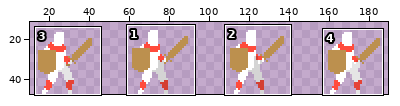
Two versions of one sprite sheet, assets/p-idle.png. The first picture is a wide view before the edit; the outline marks the close-up.
Close-up. Old version:
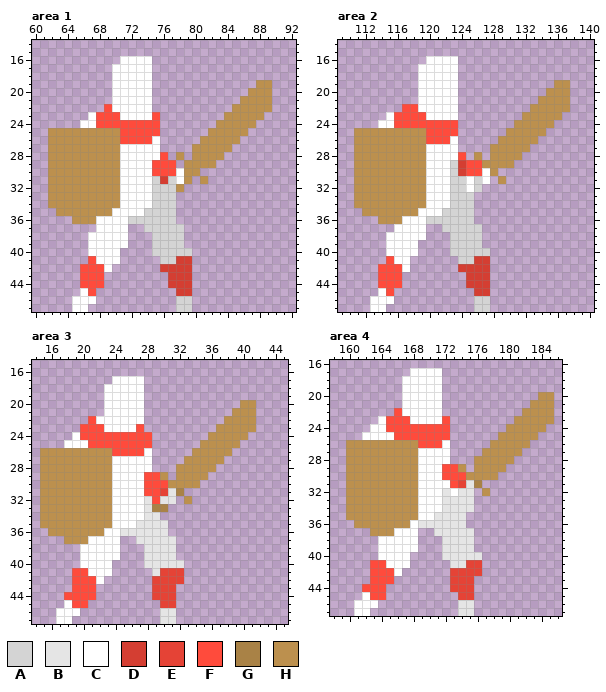
The file is 192x48 pixels. Pixels under 10% opacity are left out. Colours within 5 levels of each other are drawn and written as one. Shown: area 1: x 60..92, y 14..47; area 2: x 109..140, y 14..47; area 3: x 14..45, y 15..47; area 4: x 158..186, y 16..47. The wide view leaves out empty margins.
Palette (. is transparent): A #d4d4d4  B #e5e5e5  C #ffffff  D #d43e32  E #e54336  F #ff4b3c  G #a98246  H #bc904e
Pixels before, area 1, first column x 62:
16 .........CCCC...............
17 ........CCCCC...............
18 ........CCCCC...............
19 ........CCCCC.............HH
20 ........CCCCC............HHH
21 ........CCCCC...........HHHH
22 .......FCCCCC..........HHHHH
23 .....CFFFCCCCF........HHHHH.
24 ....CCFFFFFFFF.......HHHHH..
25 HHHHHHHHHFFFFF......HHHHH...
26 HHHHHHHHHFFFFC.....HHHHH....
27 HHHHHHHHHCCCCC....HHHHH.....
28 HHHHHHHHHCCCCCF.H.HHHH......
29 HHHHHHHHHCCCCFFF.HHHH.......
30 HHHHHHHHHCCCCFFFCHH.........
31 HHHHHHHHHCCCCADACH.H........
32 HHHHHHHHHCCCCAAAH...........
33 HHHHHHHHHCCCCAAA............
34 HHHHHHHHHCCCCAAA............
35 .HHHHHHHCCCCAAAA............
36 ...HHHCCCCAAAAAA............
37 ......CCCC..AAAAA...........
38 .....CCCCC...AAAA...........
39 .....CCCCC...AAAA...........
40 .....CCCC....AAAAA..........
41 .....FCCC.....AADD..........
42 ....FFFC......DDDD..........
43 ....FFF........DDD..........
44 ....FFF........DDD..........
45 ....CF..........DD..........
46 ...CCC..........AA..........
47 ...CC...........AA..........
Pixels before, area 2, first column x 111:
16 .........CCCC..............
17 ........CCCCC..............
18 ........CCCCC..............
19 ........CCCCC............HH
20 ........CCCCC...........HHH
21 ........CCCCC..........HHHH
22 ......FFCCCCC.........HHHHH
23 ....CFFFFCCCC........HHHHH.
24 ...CCFFFFFFFF.......HHHHH..
25 HHHHHHHHHFFFF......HHHHH...
26 HHHHHHHHHFFFC.....HHHHH....
27 HHHHHHHHHCCCC....HHHHH.....
28 HHHHHHHHHCCCCF.H.HHHH......
29 HHHHHHHHHCCCADFFHHHH.......
30 HHHHHHHHHCCCADFFCH.........
31 HHHHHHHHHCCCAACAC.H........
32 HHHHHHHHHCCCAACA...........
33 HHHHHHHHHCCCAAA............
34 HHHHHHHHHCCCAAA............
35 .HHHHHHHCCCAAAA............
36 ...HHHCCCAAAAAA............
37 .....CCCC..AAAAA...........
38 ....CCCCC...AAAA...........
39 ....CCCC....AAAA...........
40 ....CCCC....AAAAA..........
41 ....FCC......AADD..........
42 ...FFFC......DDDD..........
43 ...FFF........DDD..........
44 ...FFF........DDD..........
45 ...CF..........DD..........
46 ..CCC..........AA..........
47 ..CC...........AA..........
Pixels before, area 3, first column x 15:
17 .........CCCC..............
18 ........CCCCC..............
19 ........CCCCC..............
20 ........CCCCC............HH
21 ........CCCCC...........HHH
22 ......FCCCCCC..........HHHH
23 .....FFFCCCCF.........HHHHH
24 ....CFFFFFFFFF.......HHHHH.
25 ...CCCFFFFFFFF......HHHHH..
26 HHHHHHHHHFFFFC.....HHHHH...
27 HHHHHHHHHCCCCC....HHHHH....
28 HHHHHHHHHCCCCC...HHHHH.....
29 HHHHHHHHHCCCCFFH.HHHH......
30 HHHHHHHHHCCCCFFFHHHH.......
31 HHHHHHHHHCCCCFFEBG.........
32 HHHHHHHHHCCCCBFBB.H........
33 HHHHHHHHHCCCCBGG...........
34 HHHHHHHHHCCCCBB............
35 HHHHHHHHHCCCBBBB...........
36 .HHHHHHHCCBBBBBB...........
37 ...HHHCCCC..BBBBB..........
38 .....CCCCC...BBBB..........
39 .....CCCCC...BBBB..........
40 .....CCCC....BBBBB.........
41 ....FFCCC.....BEEE.........
42 ....FFFC......EEEE.........
43 ....FFF.......EEE..........
44 ...FFFF.......EEE..........
45 ...CFF.........EE..........
46 ..CCC..........BB..........
47 ..CC...........BB..........
Pixels before, area 4, first column x 160:
17 ........CCCC..............
18 .......CCCCC..............
19 .......CCCCC..............
20 .......CCCCC............HH
21 .......CCCCC...........HHH
22 ......FCCCCC..........HHHH
23 ....CFFFCCCCF........HHHHH
24 ...CCFFFFFFFF.......HHHHH.
25 ..CCCCFFFFFFF......HHHHH..
26 HHHHHHHHHFFFC.....HHHHH...
27 HHHHHHHHHCCCC....HHHHH....
28 HHHHHHHHHCCCC...HHHHH.....
29 HHHHHHHHHCCCFFH.HHHH......
30 HHHHHHHHHCCCFFFHHHH.......
31 HHHHHHHHHCCCCFEBG.........
32 HHHHHHHHHCCCBCBB.H........
33 HHHHHHHHHCCCBBBB..........
34 HHHHHHHHHCCCBBBB..........
35 HHHHHHHHHCCBBBB...........
36 .HHHHHHHCBBBBBB...........
37 ...HHHCCC..BBBBB..........
38 ....CCCCC...BBBB..........
39 ....CCCCC...BBBB..........
40 ....CCCC....BBBBB.........
41 ...FFCCC.....BBEE.........
42 ...FFFC......EEEE.........
43 ...FFF.......EEE..........
44 ..FFF........EEE..........
45 ..CFF.........EE..........
46 .CCC..........BB..........
47 .CC...........BB..........
The same view after the edit:
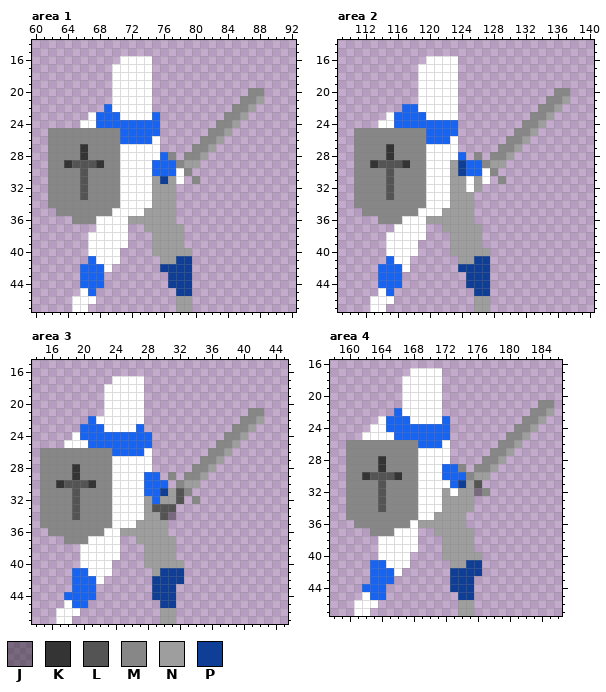
Colours new in this view: J #00000061  K #343434  L #545454  M #878787  N #9e9e9e  P #0e3e96
Diff:
colour F: #ff4b3c -> #1764f2
Changed rows in their new state; - is a pixel that keeps its letter.
Area 1:
first column x 62:
19 --------------------------..
20 -------------------------MM.
21 ------------------------MMN.
22 -----------------------MMN..
23 ----------------------MMN..-
24 ---------------------MMN..--
25 MMMMMMMMM-----------MMN..---
26 MMMMMMMMM----------MMN..----
27 MMMMKMMMM---------MMN..-----
28 MMMMKMMMM------M.MMN..------
29 MMKLLLKMM-------MNN..-------
30 MMMMLMMMM--------M.---------
31 MMMMLMMMM----NPN-.M.--------
32 MMMMLMMMM----NNN.-----------
33 MMMMLMMMM----NNN------------
34 MMMMMMMMM----NNN------------
35 -MMMMMMM----NNNN------------
36 ---MMM----NNNNNN------------
37 ------------NNNNN-----------
38 -------------NNNN-----------
39 -------------NNNN-----------
40 -------------NNNNN----------
41 --------------NNPP----------
42 --------------PPPP----------
43 ---------------PPP----------
44 ---------------PPP----------
45 ----------------PP----------
46 ----------------NN----------
47 ----------------NN----------
Area 2:
first column x 111:
19 -------------------------..
20 ------------------------.MM
21 -----------------------.MMN
22 ----------------------.MMN.
23 ---------------------.MMN.-
24 --------------------.MMN.--
25 MMMMMMMMM----------.MMN.---
26 MMMMMMMMM---------.MMN.----
27 MMMMKMMMM--------.MMN.-----
28 MMMMKMMMM------M-MMN.------
29 MMKLLLKMM---NP--MNN.-------
30 MMMMLMMMM---NP---M---------
31 MMMMLMMMM---NN-N--M--------
32 MMMMLMMMM---NN-N-----------
33 MMMMLMMMM---NNN------------
34 MMMMMMMMM---NNN------------
35 -MMMMMMM---NNNN------------
36 ---MMM---NNNNNN------------
37 -----------NNNNN-----------
38 ------------NNNN-----------
39 ------------NNNN-----------
40 ------------NNNNN----------
41 -------------NNPP----------
42 -------------PPPP----------
43 --------------PPP----------
44 --------------PPP----------
45 ---------------PP----------
46 ---------------NN----------
47 ---------------NN----------
Area 3:
first column x 15:
20 -------------------------..-
21 ------------------------..MM
22 -----------------------..MMN
23 ----------------------..MMN-
24 ---------------------..MMN--
25 --------------------..MMN---
26 MMMMMMMMM----------..MMN----
27 MMMMMMMMM---------..MMN-----
28 MMMMKMMMM--------..MMN------
29 MMMMKMMMM------.M.MMN-------
30 MMKLLLKMM-------.MNN--------
31 MMMMLMMMM------PNLM---------
32 MMMMLMMMM----N-NNL.M--------
33 MMMMLMMMM----NLLL-----------
34 MMMMLMMMM----NNLJ-----------
35 MMMMMMMMM---NNNN------------
36 -MMMMMMM--NNNNNN------------
37 ---MMM------NNNNN-----------
38 -------------NNNN-----------
39 -------------NNNN-----------
40 -------------NNNNN----------
41 --------------NPPP----------
42 --------------PPPP----------
43 --------------PPP-----------
44 --------------PPP-----------
45 ---------------PP-----------
46 ---------------NN-----------
47 ---------------NN-----------
Area 4:
first column x 160:
20 ------------------------..
21 -----------------------.MM
22 ----------------------.MMN
23 ---------------------.MMN.
24 --------------------.MMN.-
25 -------------------.MMN.--
26 MMMMMMMMM---------.MMN.---
27 MMMMMMMMM--------.MMN.----
28 MMMMKMMMM-------.MMN.-----
29 MMMMKMMMM-----M-MMN.------
30 MMKLLLKMM------MNN.-------
31 MMMMLMMMM-----PNL---------
32 MMMMLMMMM---N-NNJM--------
33 MMMMLMMMM---NNNN----------
34 MMMMLMMMM---NNNN----------
35 MMMMMMMMM--NNNN-----------
36 -MMMMMMM-NNNNNN-----------
37 ---MMM-----NNNNN----------
38 ------------NNNN----------
39 ------------NNNN----------
40 ------------NNNNN---------
41 -------------NNPP---------
42 -------------PPPP---------
43 -------------PPP----------
44 -------------PPP----------
45 --------------PP----------
46 --------------NN----------
47 --------------NN----------
